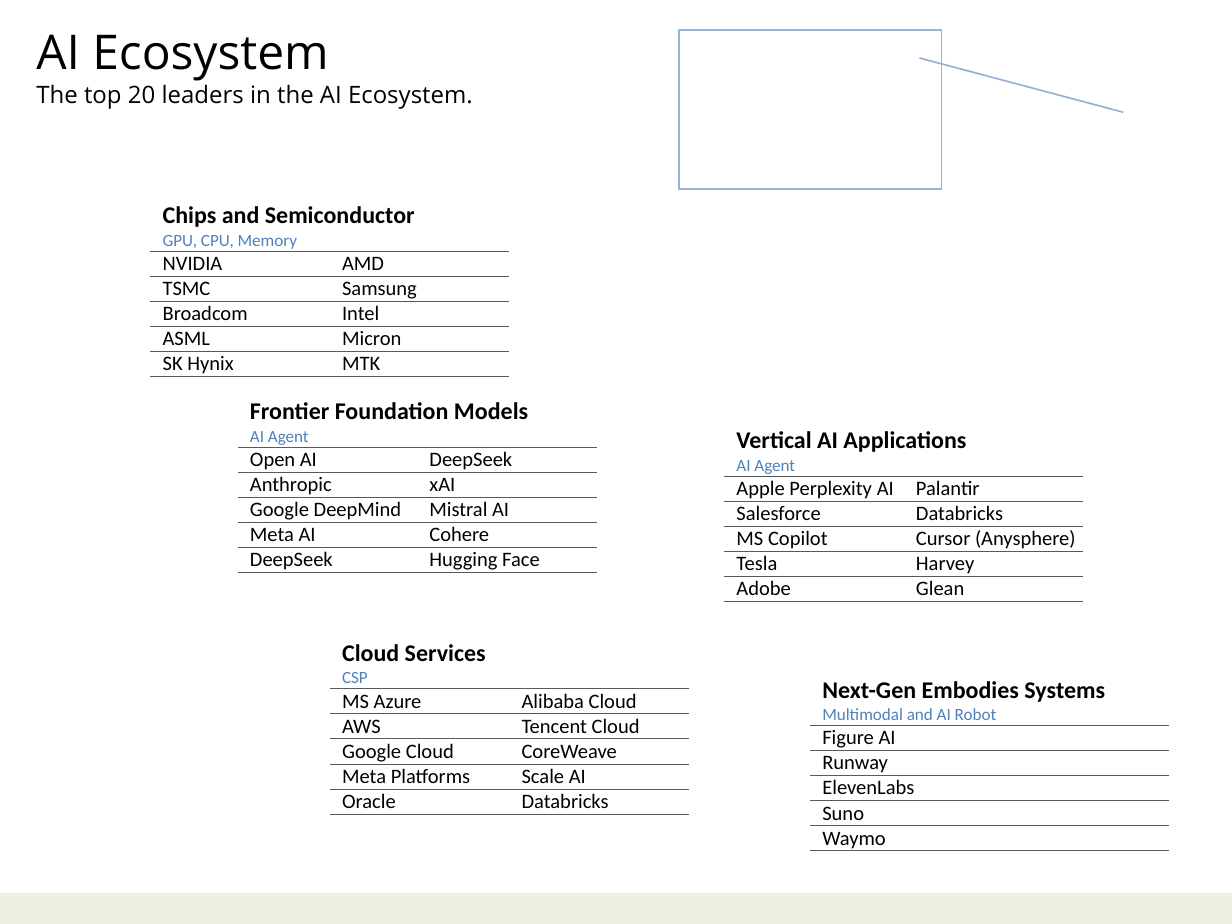
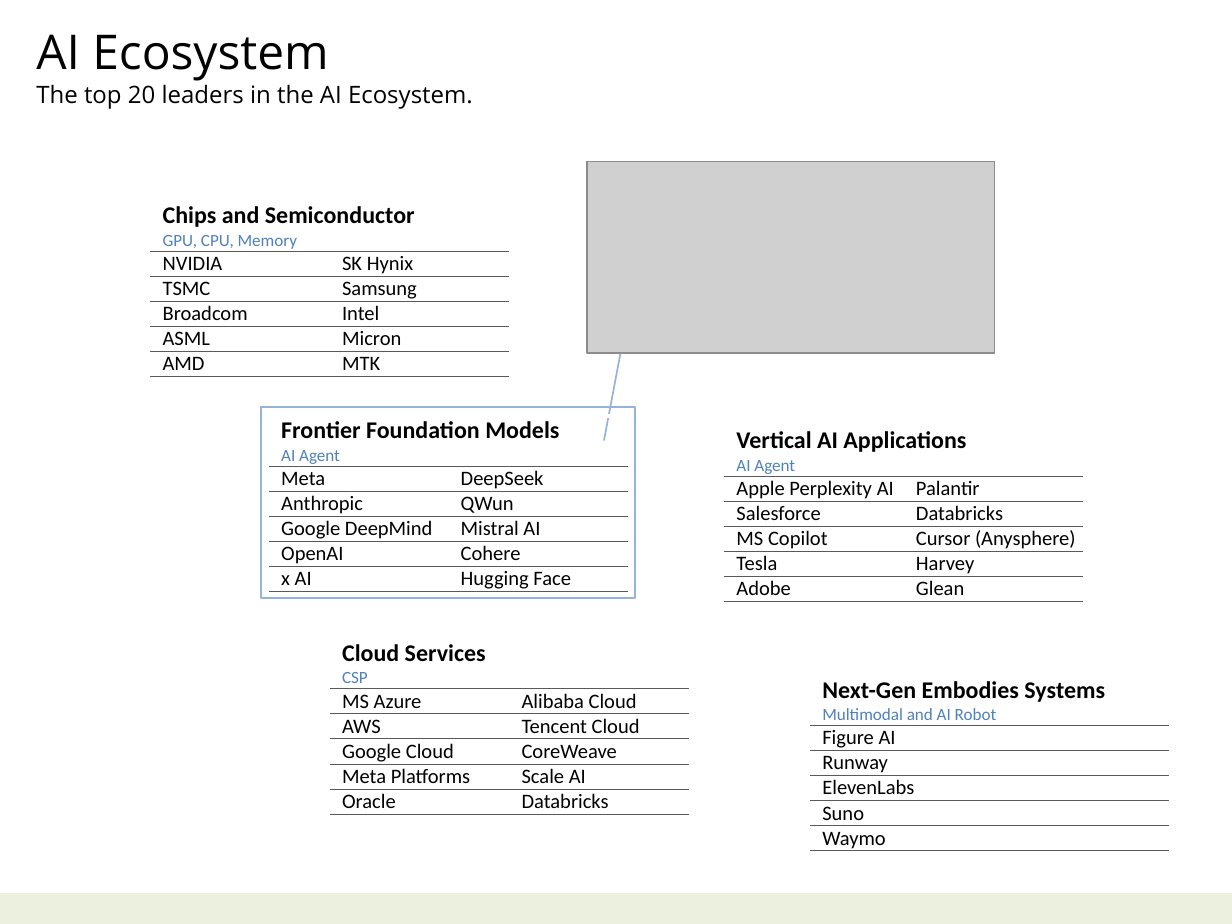
Before and after one commit to navibator/crazy-ai, a slide deck: slide 19 of ai.pptx (slide 18 before the commit). Drawn at 1232x924 pixels with LibreOffice and Linux fonts; fonts in the diff are those of the drawing; grey boxes stand for pictures. Boxes give left, top, right and bottom in pixels: in the first picture for what was removed or moved away, otherwise in the second. Text is boxed around its words. In the diff, an @@ line names an element or a change of style, - is before the commit and + after.

```diff
--- a/ai.pptx
+++ b/ai.pptx
@@ picture added at box(586, 161, 994, 352) @@
@@ table at box(150, 201, 510, 374) @@
-row 2, column 2: AMD
+row 2, column 2: SK Hynix
-row 6, column 1: SK Hynix
+row 6, column 1: AMD
@@ border callout: place and size @@
-border callout at box(679, 30, 941, 188)
+border callout at box(261, 407, 636, 598)
@@ border callout at box(261, 407, 636, 598): proportions changed @@
@@ table at box(269, 416, 628, 593) @@
-row 2, column 1: Open AI
+row 2, column 1: Meta
-row 3, column 2: xAI
+row 3, column 2: QWun
-row 5, column 1: Meta AI
+row 5, column 1: OpenAI
-row 6, column 1: DeepSeek
+row 6, column 1: x AI
@@ table: place and size @@
-table at box(238, 397, 598, 574)
+table at box(269, 416, 628, 593)
```
Also in this commit, not shown: 6 other slides changed, 1 slide added, 2 other files.
